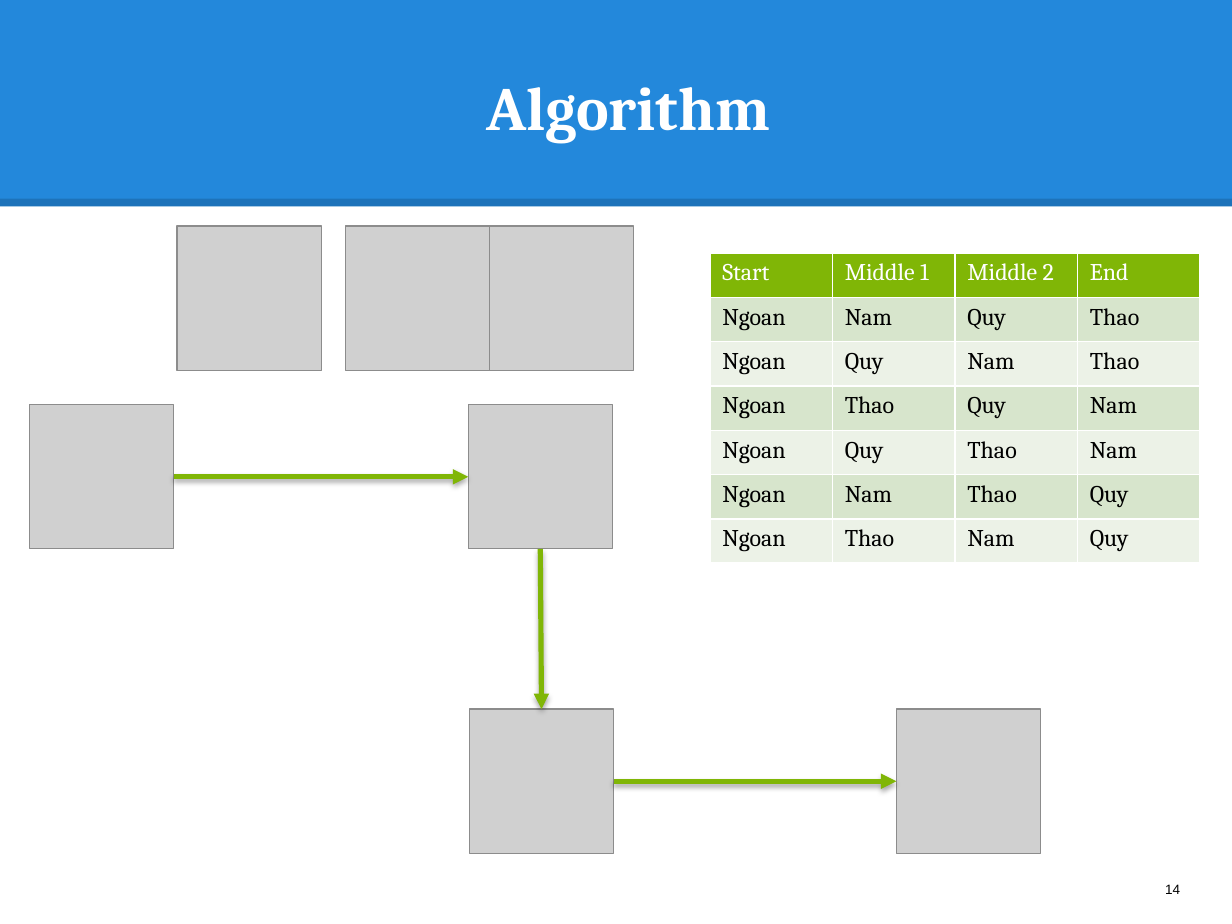
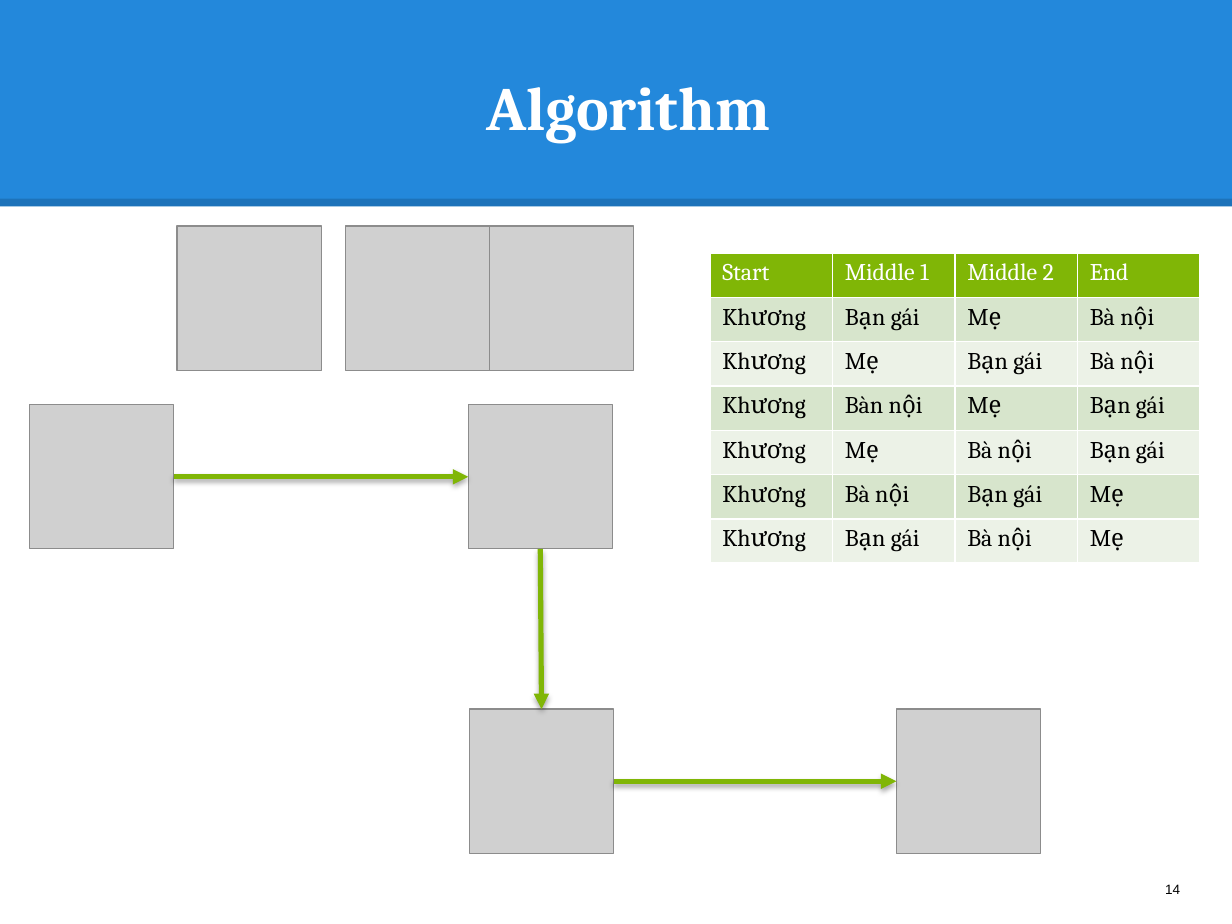
Before and after one commit to hqt/street-router, a slide deck: slide 14 of Document/presentation/full presentation.pptx. Drawn at 1232x924 pixels with LibreOffice and Linux fonts; fonts in the diff are those of the drawing; grey boxes stand for pictures. Boxes give left, top, right and bottom in pixels: in the first picture for what was removed or moved away, otherwise in the second. Text is boxed around its words. In the diff, an @@ line names an element or a change of style, - is before the commit and + after.

```diff
--- a/Document/presentation/full presentation.pptx
+++ b/Document/presentation/full presentation.pptx
@@ table at (710,253,1198,563) @@
-row 2: Ngoan | Nam | Quy | Thao
+row 2: Khương | Bạn gái | Mẹ | Bà nội
-row 3: Ngoan | Quy | Nam | Thao
+row 3: Khương | Mẹ | Bạn gái | Bà nội
-row 4: Ngoan | Thao | Quy | Nam
+row 4: Khương | Bàn nội | Mẹ | Bạn gái
-row 5: Ngoan | Quy | Thao | Nam
+row 5: Khương | Mẹ | Bà nội | Bạn gái
-row 6: Ngoan | Nam | Thao | Quy
+row 6: Khương | Bà nội | Bạn gái | Mẹ
-row 7: Ngoan | Thao | Nam | Quy
+row 7: Khương | Bạn gái | Bà nội | Mẹ
```
Also in this commit, not shown: 5 other slides changed.
